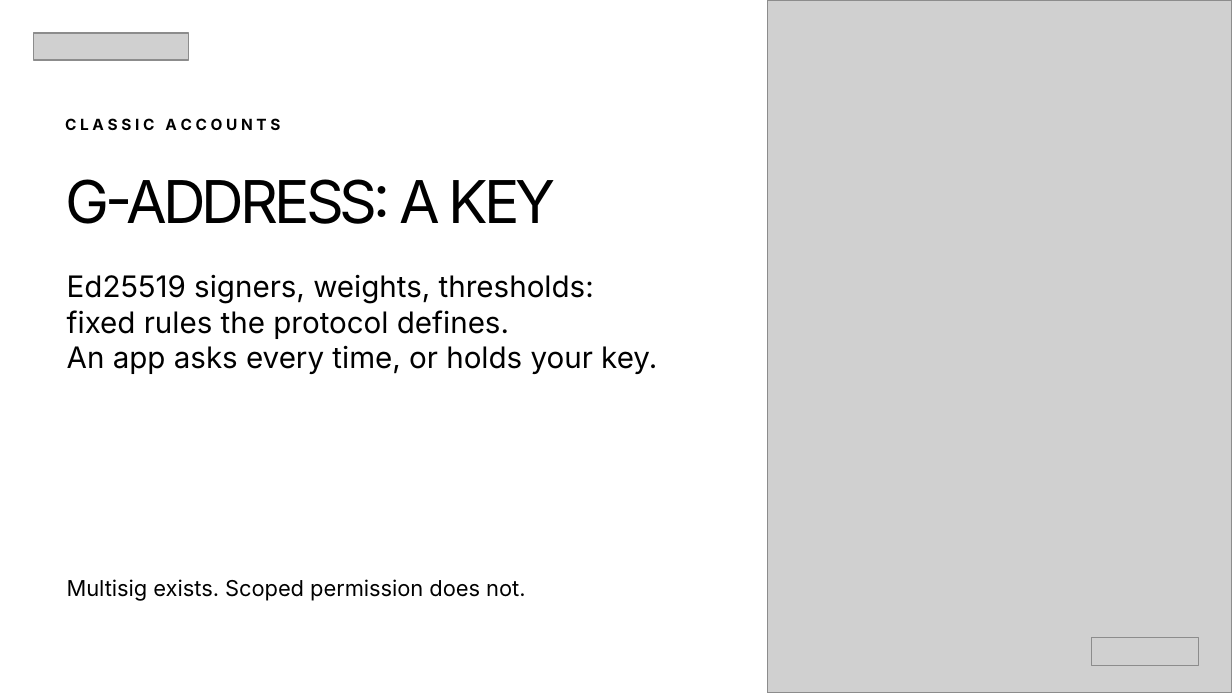
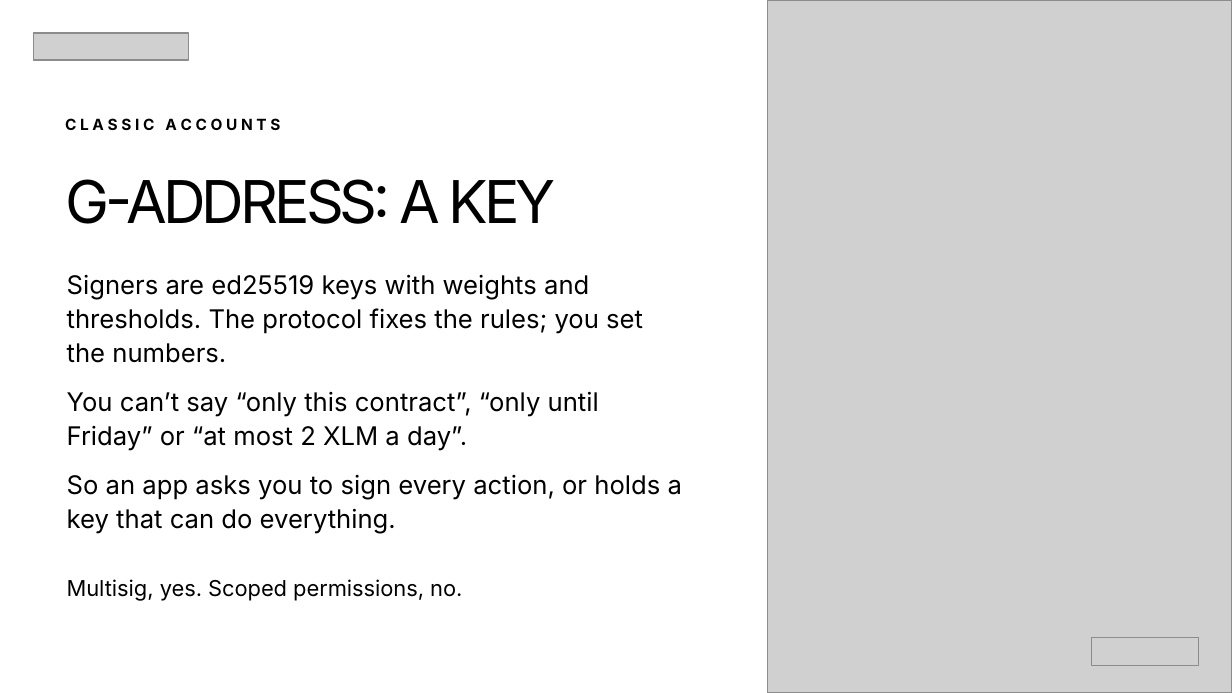
Before and after one commit to bitswell-hq/nidohq__scaffold-template, a slide deck: slide 3 of slides/dist/hack-meridian-smart-accounts.pptx. Drawn at 1232x693 pixels with LibreOffice and Linux fonts; fonts in the diff are those of the drawing; grey boxes stand for pictures. Boxes give left, top, right and bottom in pixels: in the first picture for what was removed or moved away, otherwise in the second. Text is boxed around its words. In the diff, an @@ line names an element or a change of style, - is before the commit and + after.

Commit message:
feat(slides): conversational rework with highlighted code
Rewrite the talk in a conversational voice, drop the template's numbered
steps/takeaways layouts, replace the build-your-own command list with a
pointer to template/NIDO.md, and highlight code slides token by token.
17 talk slides (15:00) plus 13 appendix slides. Nido links use
test.nido.fyi, matching #1.

```diff
--- a/slides/dist/hack-meridian-smart-accounts.pptx
+++ b/slides/dist/hack-meridian-smart-accounts.pptx
@@ text at (67, 274, 682, 533): text changed; size 17.2 to 15 pt @@
-Ed25519 signers, weights, thresholds:
-fixed rules the protocol defines.
-An app asks every time, or holds your key.
+Signers are ed25519 keys with weights and thresholds. The protocol fixes the rules; you set the numbers.
+You can’t say “only this contract”, “only until Friday” or “at most 2 XLM a day”.
+So an app asks you to sign every action, or holds a key that can do everything.
@@ text at (67, 579, 462, 601): text changed @@
-Multisig exists. Scoped permission does not.
+Multisig, yes. Scoped permissions, no.
```
Also in this commit, not shown: 22 other slides changed, 6 slides added, 7 slides removed, 14 other files.
